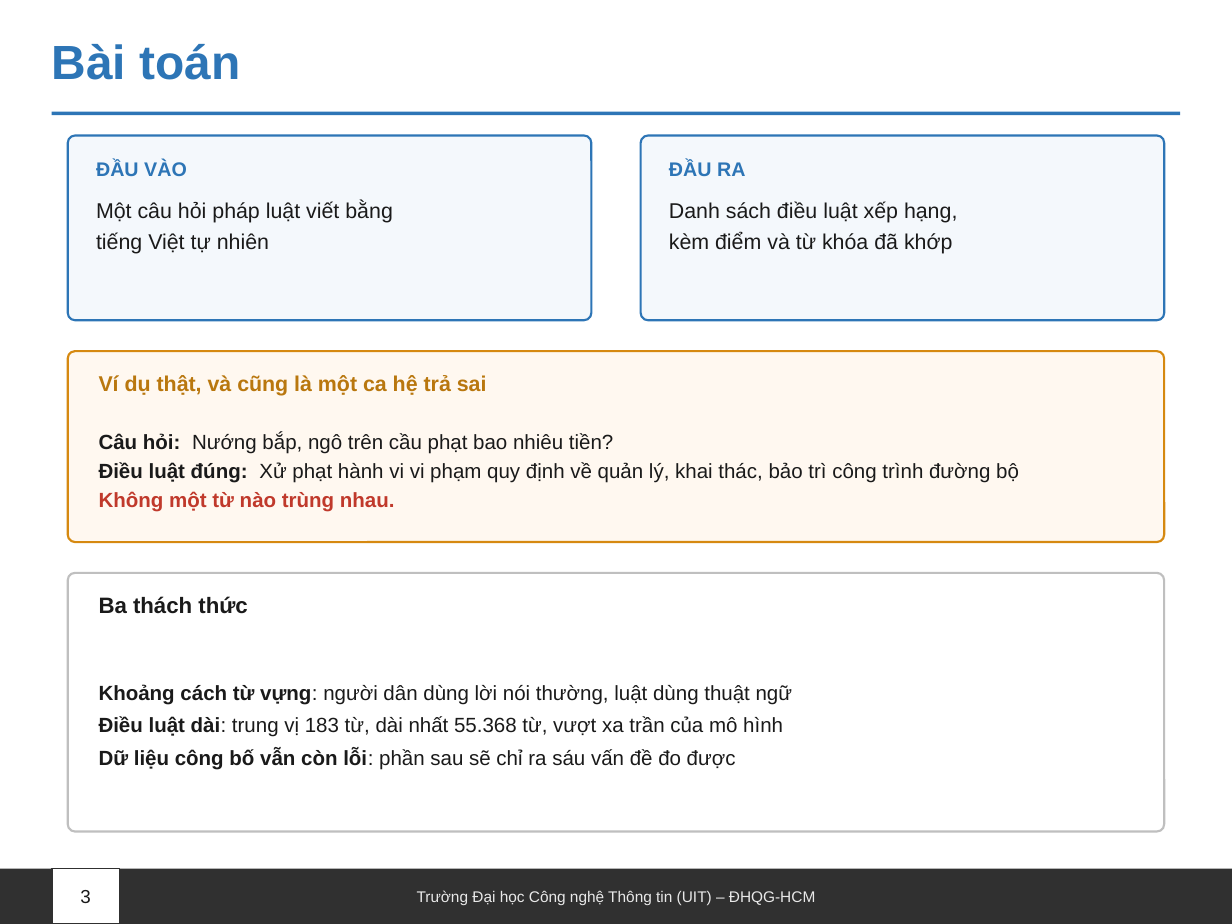
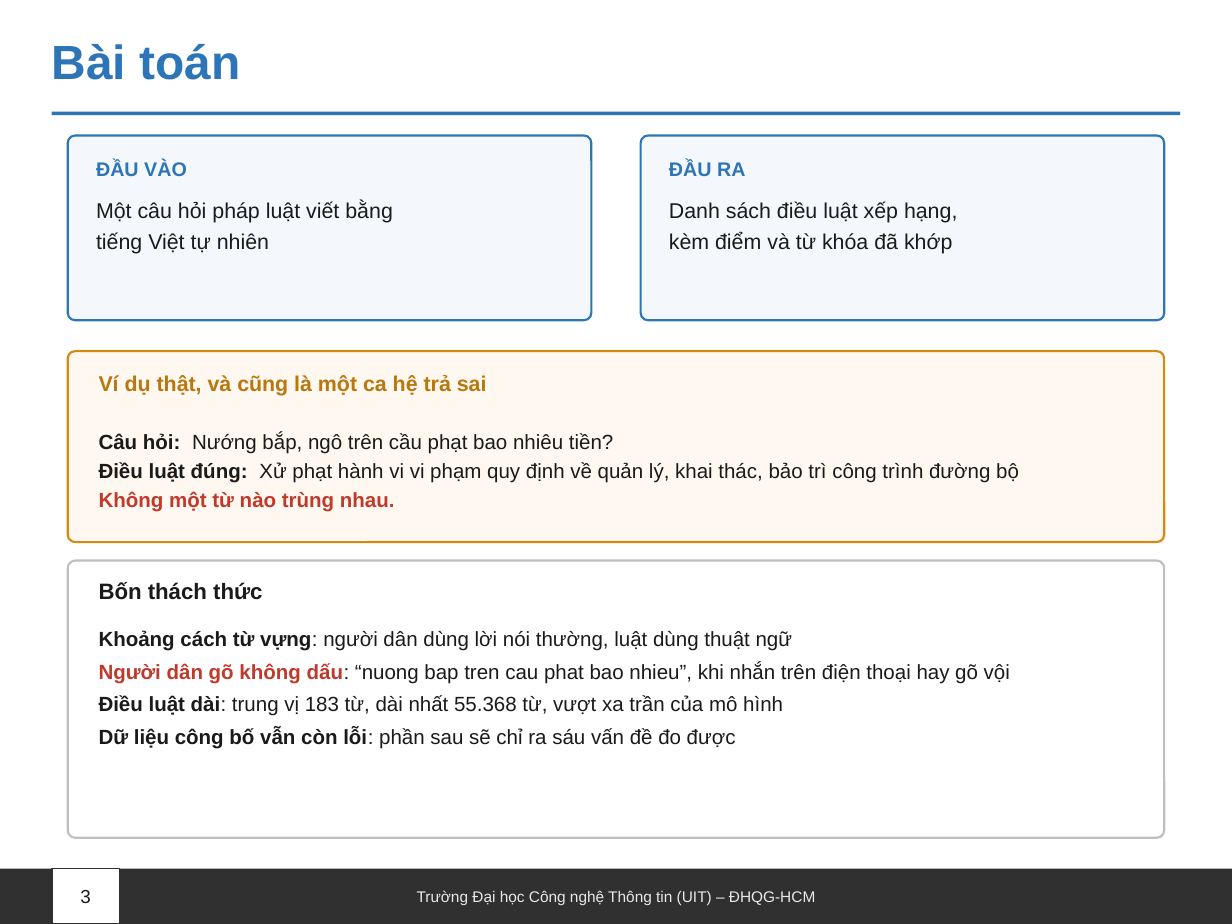
Before and after one commit to Messiac24/vietnamese-legal-retrieval-khong-dau, a slide deck: slide 3 of docs/slides/Nhom09_XLNNTN_BaoCao.pptx. Drawn at 1232x924 pixels with LibreOffice and Linux fonts; fonts in the diff are those of the drawing. Boxes give left, top, right and bottom in pixels: in the first picture for what was removed or moved away, otherwise in the second. Text is boxed around its words. In the diff, an @@ line names an element or a change of style, - is before the commit and + after.

```diff
--- a/docs/slides/Nhom09_XLNNTN_BaoCao.pptx
+++ b/docs/slides/Nhom09_XLNNTN_BaoCao.pptx
@@ rounded rectangle resized from (x1=68, y1=573, x2=1164, y2=832) to (x1=68, y1=561, x2=1164, y2=838) @@
@@ rounded rectangle at (x1=68, y1=561, x2=1164, y2=838): proportions changed @@
@@ text at (x1=99, y1=582, x2=262, y2=600): text changed @@
-Ba thách thức
+Bốn thách thức
@@ text "Khoảng cách từ vựng: người ..." moved from (x1=99, y1=684, x2=793, y2=770) to (x1=99, y1=630, x2=1010, y2=749) @@
@@ text "Khoảng cách từ vựng: người ..." at (x1=99, y1=630, x2=1010, y2=749): vertical alignment middle to top @@
@@ text at (x1=99, y1=663, x2=1010, y2=684): paragraph added @@
+Người dân gõ không dấu: “nuong bap tren cau phat bao nhieu”, khi nhắn trên điện thoại hay gõ vội
```
Also in this commit, not shown: 11 other slides changed, 5 slides added, 1 slide removed, 5 other files.
